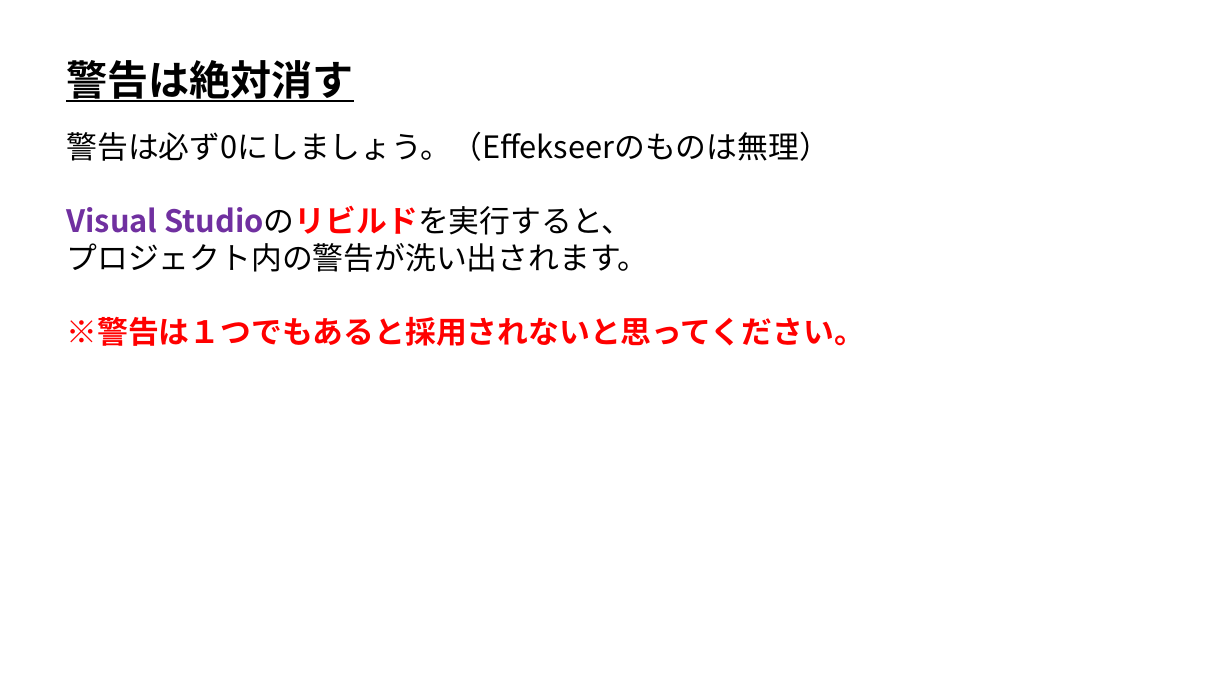
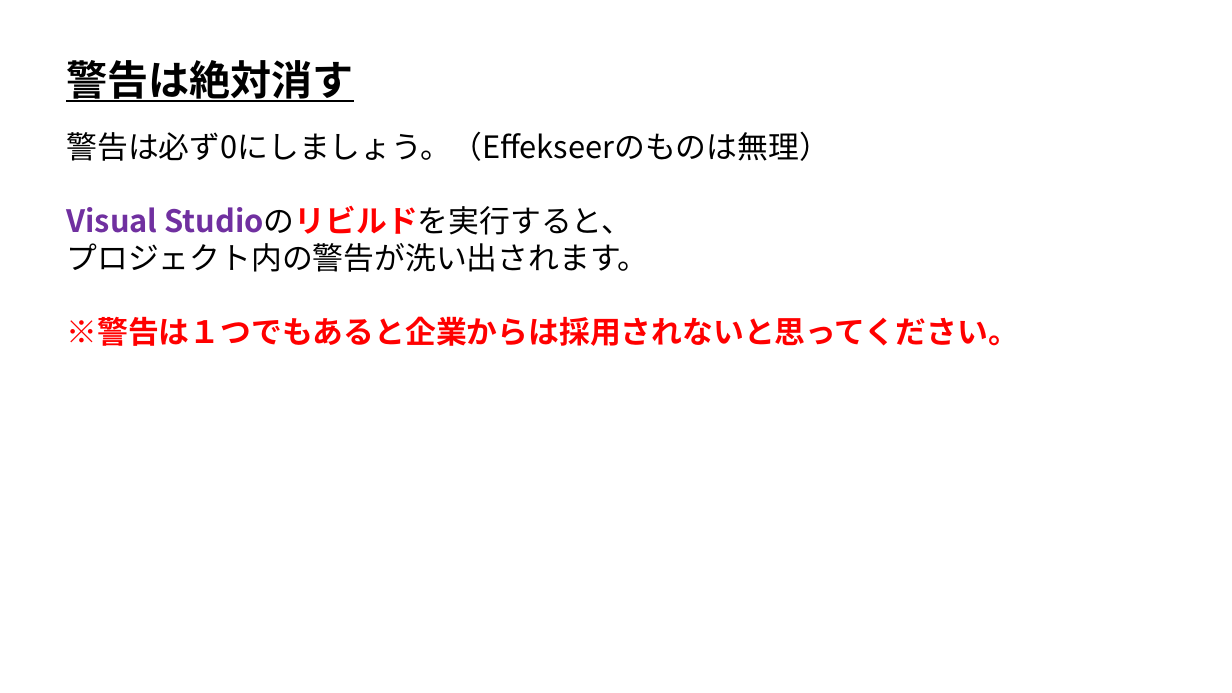
Before and after one commit to ArakiYusuke-Ohara/Textbook, a slide deck: slide 1 of ゲーム科2年/01_後期/キャリアデザインⅢ/コードの質を上げる.pptx. Drawn at 1232x693 pixels with LibreOffice and Linux fonts; fonts in the diff are those of the drawing. Boxes give left, top, right and bottom in pixels: in the first picture for what was removed or moved away, otherwise in the second. Text is boxed around its words. In the diff, an @@ line names an element or a change of style, - is before the commit and + after.

```diff
--- a/ゲーム科2年/01_後期/キャリアデザインⅢ/コードの質を上げる.pptx
+++ b/ゲーム科2年/01_後期/キャリアデザインⅢ/コードの質を上げる.pptx
@@ text at (x1=66, y1=316, x2=1018, y2=346): text changed @@
-※警告は１つでもあると採用されないと思ってください。
+※警告は１つでもあると企業からは採用されないと思ってください。
```
Also in this commit, not shown: 5 slides added.
